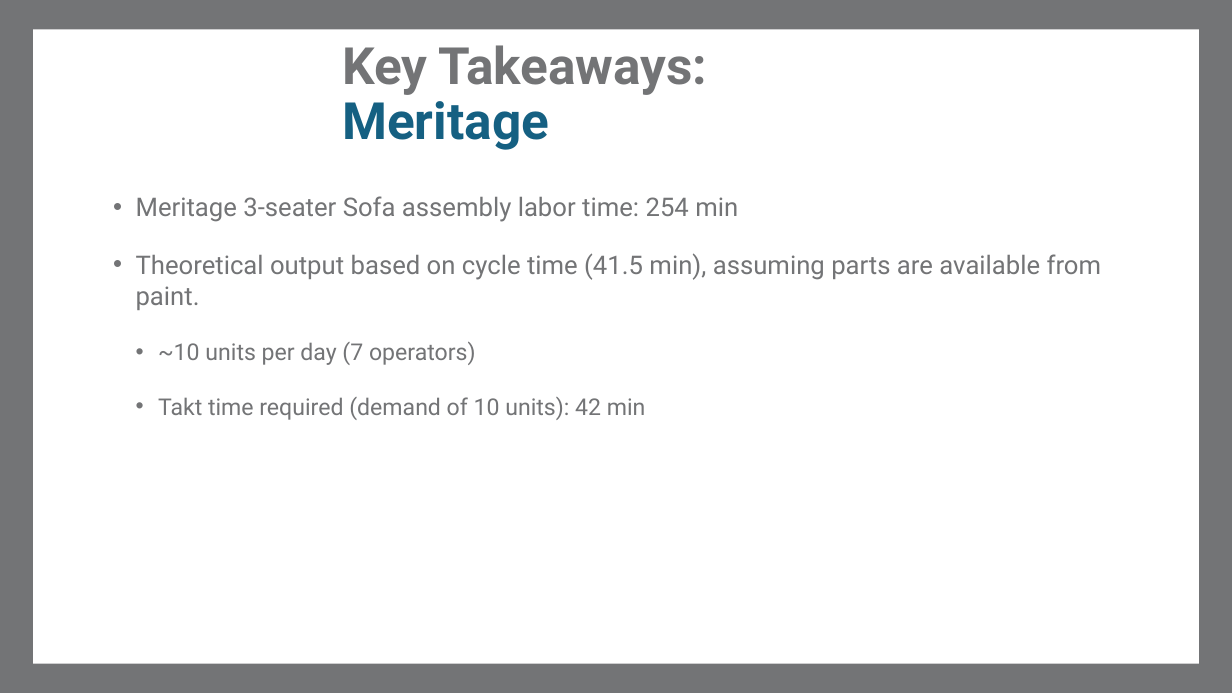
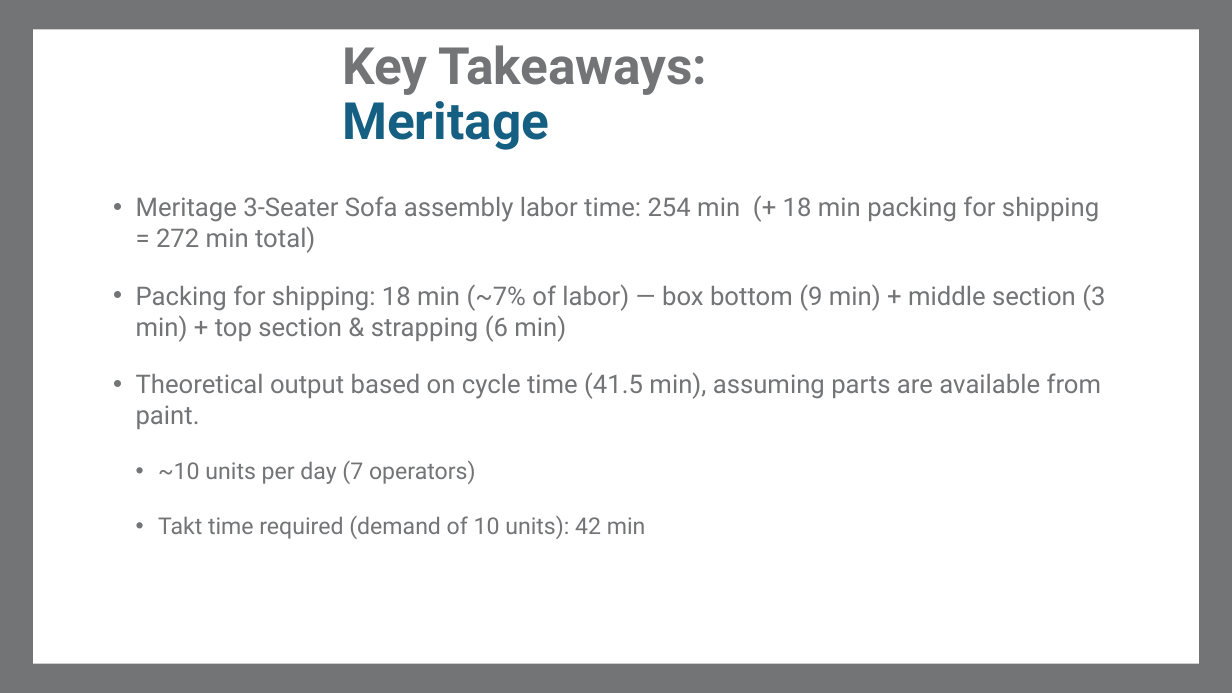
Before and after one commit to macokeefe/claude-code-system, a slide deck: slide 5 of standard-work/standalone/Meritage_3Seater_Standard_Work.pptx. Drawn at 1232x693 pixels with LibreOffice and Linux fonts; fonts in the diff are those of the drawing; background and template pictures are left out. Boxes give left, top, right and bottom in pixels: in the first picture for what was removed or moved away, otherwise in the second. Text is boxed around its words. In the diff, an @@ line names an element or a change of style, - is before the commit and + after.

```diff
--- a/standard-work/standalone/Meritage_3Seater_Standard_Work.pptx
+++ b/standard-work/standalone/Meritage_3Seater_Standard_Work.pptx
@@ text at box(136, 196, 1105, 342): text changed @@
-• Meritage 3-seater Sofa assembly labor time: 254 min
+• Meritage 3-Seater Sofa assembly labor time: 254 min (+ 18 min packing for shipping = 272 min total)
+• Packing for shipping: 18 min (~7% of labor) — box bottom (9 min) + middle section (3 min) + top section & strapping (6 min)
```
Also in this commit, not shown: 1 other slide changed.
